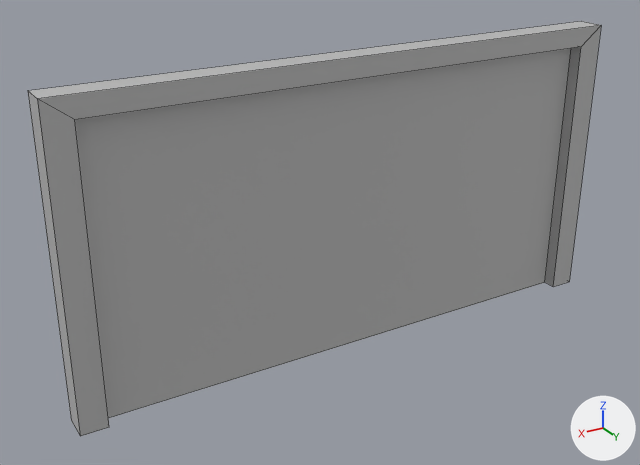
The FBX model Art/Export/SM/SM_MiniSetBG.fbx, before and after one commit.
One viewpoint serves both versions: a 50 mm lens placed at (10.48, 16.06, 8.67), pointed at (0.77, -0.13, 0.58). Lighting does not change. The marker at lower right points along +X, +Y and +Z. Mesh edges are drawn as thin lines. Objects named as collision shapes, trigger or cutter boxes, shadow casters or lower levels of detail are left out. Where no turn or scale is listed for an object, it has been applied to the vertices.

The first picture shows 'SM_MiniSetBG'.
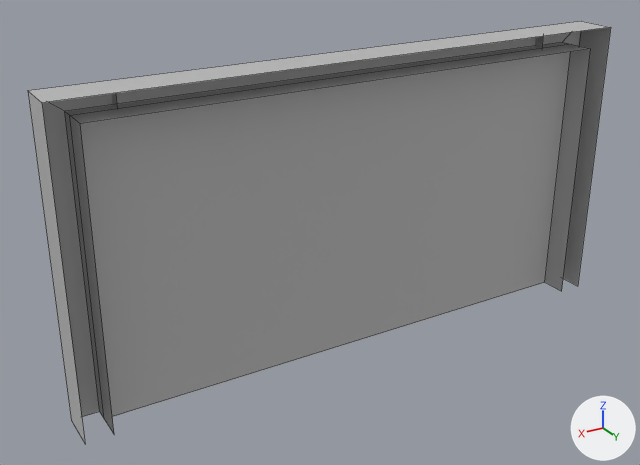
Diff of the bpy script that builds the scene:
```diff
--- a/Art/Export/SM/SM_MiniSetBG.fbx.py
+++ b/Art/Export/SM/SM_MiniSetBG.fbx.py
@@ me_mesh @@
 me_mesh.from_pydata(...)  # 156 vertices, 129 faces; spans x -6.92..6.92, y -0.69..0.69, z -3.54..3.54
 # used by ob_sm_minisetbg; location = (0.0, -0.12, 1.18)
 # verts and faces of me_mesh; kept vertices keep their numbers, new ones are numbered from 156
 # before: 0 (-6.31, 0.05, -3.54), 1 (6.31, 0.05, -3.54), 6 (-6.92, 0.05, -3.54), 7 (6.92, 0.05, -3.54) at pixel (71, 420), 8 (-6.31, 0.69, -3.54) at pixel (553, 286)
 # before: 9 (6.31, 0.69, -3.54) at pixel (109, 427), 10 (-6.31, 0.69, 3.07) at pixel (581, 46), 11 (6.31, 0.69, 3.07) at pixel (74, 119), 12 (-6.92, 0.69, 3.54) at pixel (601, 25), 13 (6.92, 0.69, 3.54) at pixel (37, 98)
 # before: 14 (-6.92, 0.69, -3.54) at pixel (569, 281), 15 (6.92, 0.69, -3.54) at pixel (80, 436), 20 (-5.39, 0.29, 3.41), 21 (5.39, 0.29, 3.41), 22 (-5.39, 0.29, 2.93)
 # before: 23 (5.39, 0.29, 2.93)
+# me_mesh part 1
+delete_faces([(1, 9, 15, 7), (8, 14, 12, 10), (10, 12, 13, 11), (9, 11, 13, 15), (0, 6, 14, 8), (20, 21, 23, 22)])
+for i in [*range(8, 16)]: verts[i] += (0.0, 0.31, 0.0)
 me_mesh.materials.append(mat_m_propsatlas)
```

Changed parts and their boxes (x1, y1, x2, y2) in the pictures (640 x 465 px):
'SM_MiniSetBG', reshaped
    before: (28, 21, 601, 436)
    after: (28, 21, 611, 443)
